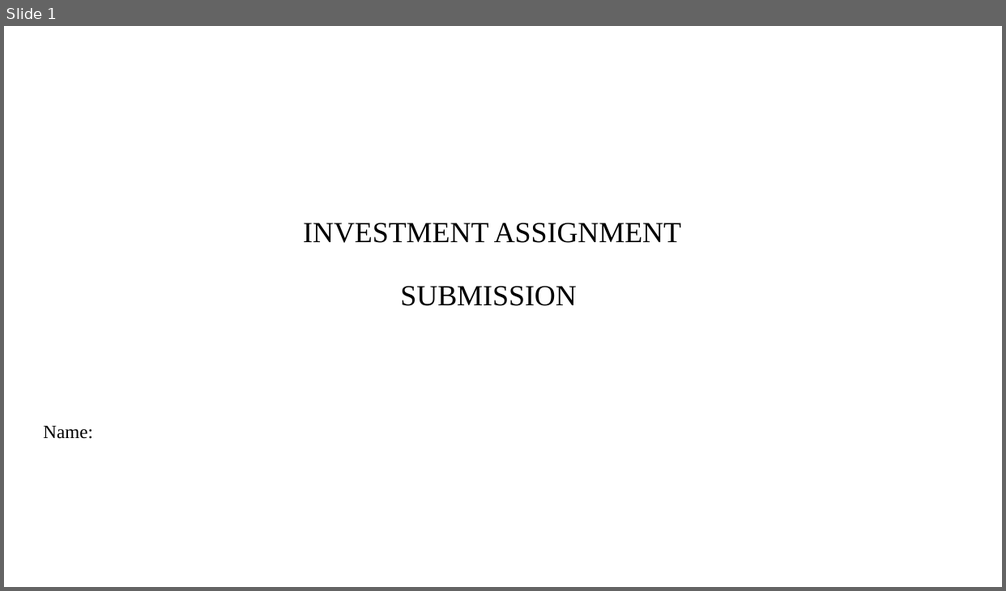
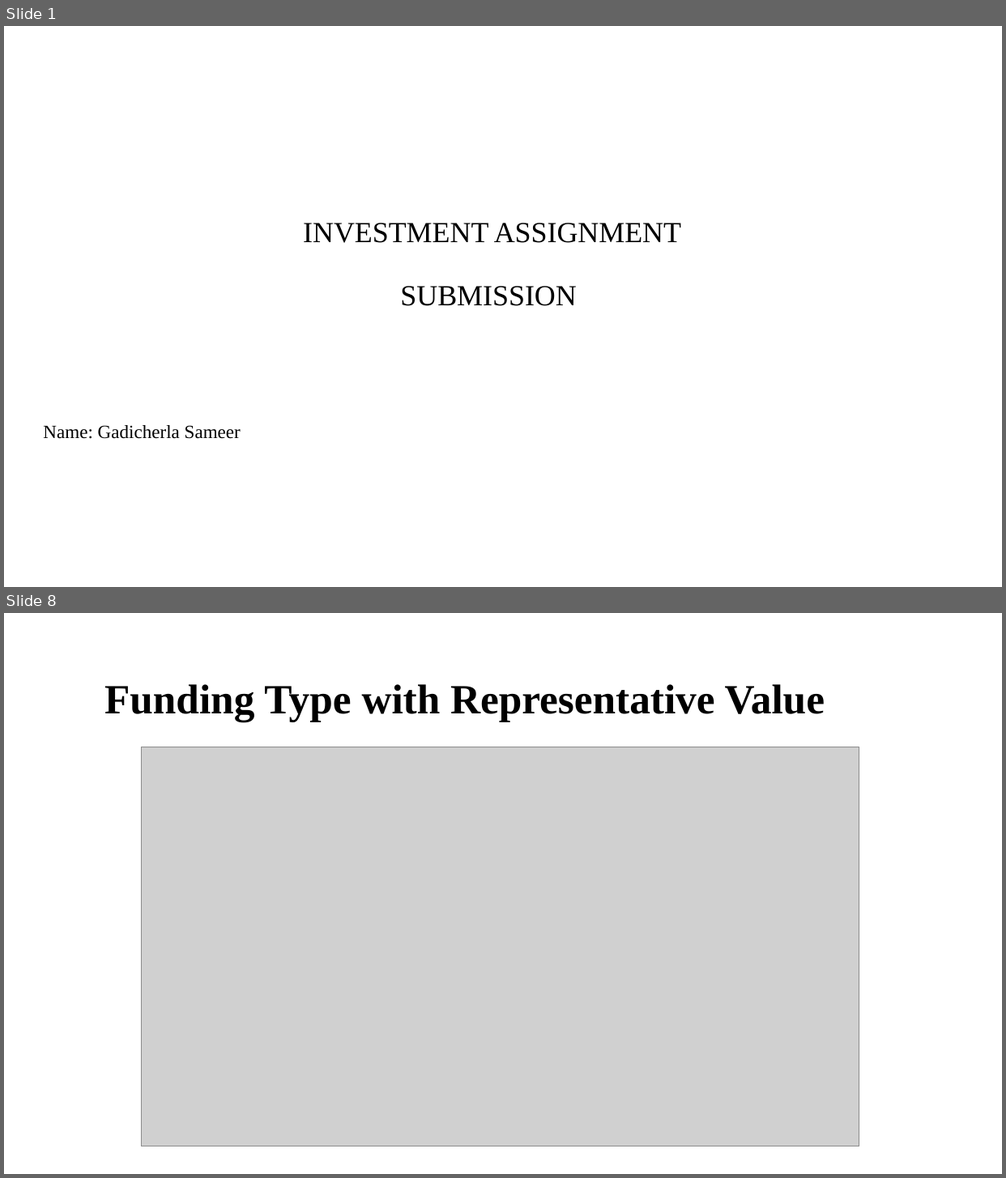
Before and after one commit to sameerg07/EDA_SparkFunds, a slide deck: Data/INVEST.pptx. Shown one above the other, each under a label of ours: slide 1 before the commit, slides 1 and 8 after it; the slides between them are not shown. The pictures are 1006x591 and 1006x1178 pixels, drawn with LibreOffice and Linux fonts; fonts in the diff are those of the drawing; grey boxes stand for pictures; background and template pictures are left out. Boxes give left, top, right and bottom in pixels: in the first picture for what was removed or moved away, otherwise in the second. Text is boxed around its words. In the diff, an @@ line names an element or a change of style, - is before the commit and + after.

```diff
--- a/Data/INVEST.pptx
+++ b/Data/INVEST.pptx
@@ slide 8 added at <box>4,613,1002,1174</box>, background #FFFFFF @@
@@ title added at <box>104,684,825,722</box>, 40 pt, text #000000, bold @@
+Funding Type with Representative Value
@@ picture added at <box>141,747,859,1147</box> @@
@@ slide 1 changed as well @@
@@ subtitle at <box>43,425,241,439</box>: text changed @@
-Name:
+Name: Gadicherla Sameer
```
Also in this commit, not shown: 9 other slides added, 9 slides removed, 4 other files.
